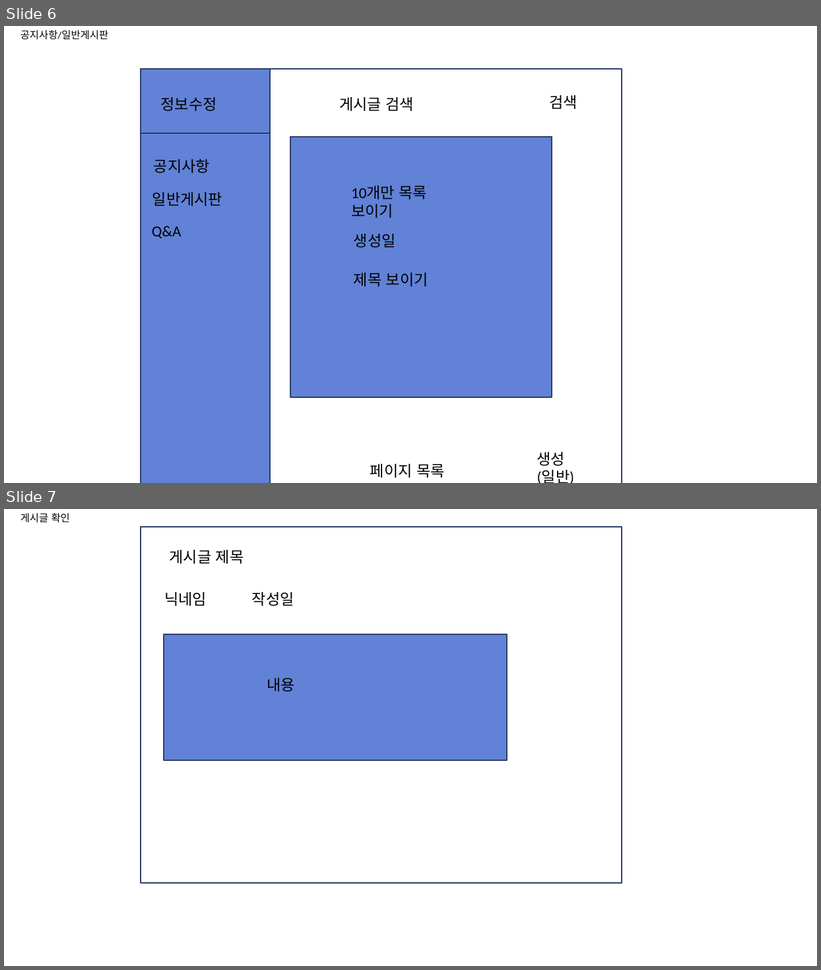
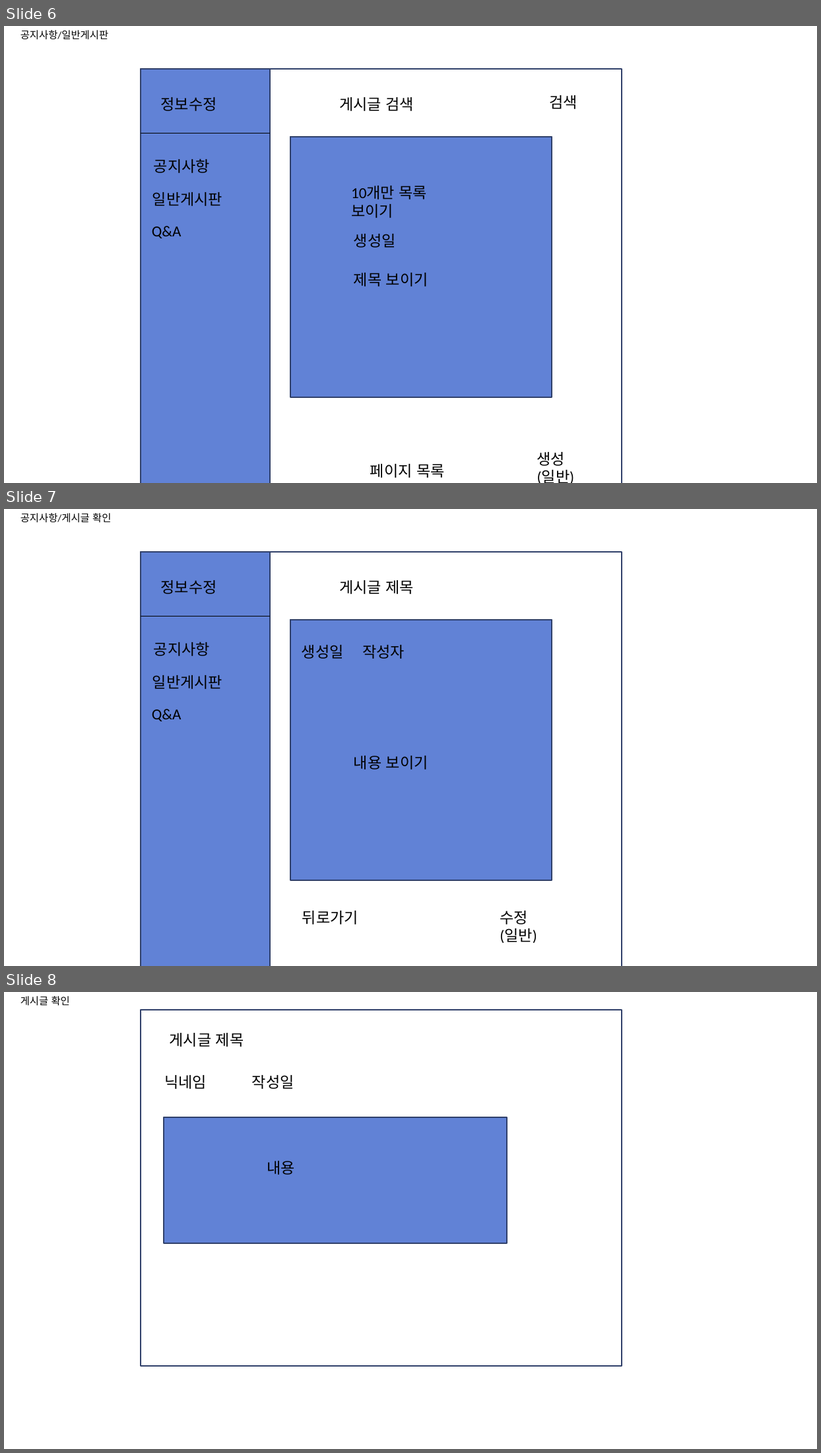
Before and after one commit to lmacrown/DZ_MultiChat_HTML, a slide deck: 프로젝트 목업.pptx. Shown one above the other, each under a label of ours: slides 6 and 7 before the commit, slides 6, 7 and 8 after it. The pictures are 821x970 and 821x1453 pixels, drawn with LibreOffice and Linux fonts; fonts in the diff are those of the drawing. Boxes give left, top, right and bottom in pixels: in the first picture for what was removed or moved away, otherwise in the second. Text is boxed around its words. In the diff, an @@ line names an element or a change of style, - is before the commit and + after.

```diff
--- a/프로젝트 목업.pptx
+++ b/프로젝트 목업.pptx
@@ slide 7 added at [4,509,817,966], background #FFFFFF @@
@@ text added at [20,513,111,523], 12 pt, text #000000 @@
+공지사항/게시글 확인
@@ rectangle added at [141,552,621,966], fill #FFFFFF, outline #30416A 1.5 pt @@
@@ rectangle added at [141,552,270,966], fill #6182D6, outline #30416A 1.5 pt @@
@@ text added at [161,580,217,594], 18 pt, text #000000 @@
+정보수정
@@ text added at [339,580,414,594], 18 pt, text #000000 @@
+게시글 제목
@@ line added from (141, 617) to (270, 617), #000000 1 pt @@
@@ rectangle added at [290,620,552,644], fill #6182D6, outline #30416A 1.5 pt @@
@@ rectangle added at [290,620,552,881], fill #6182D6, outline #30416A 1.5 pt @@
@@ text added at [154,642,210,656], 18 pt, text #000000 @@
+공지사항
@@ text added at [302,645,405,659], 18 pt, text #000000 @@
+생성일 작성자
@@ text added at [152,675,222,689], 18 pt, text #000000 @@
+일반게시판
@@ text added at [152,709,182,722], 18 pt, text #000000 @@
+Q&A
@@ text added at [354,756,428,770], 18 pt, text #000000 @@
+내용 보이기
@@ text added at [302,911,358,925], 18 pt, text #000000 @@
+뒤로가기
@@ text added at [500,911,537,943], 18 pt, text #000000 @@
+수정(일반)
@@ what was slide 7 is now slide 8 @@
```
Also in this commit, not shown: 1 other file.
